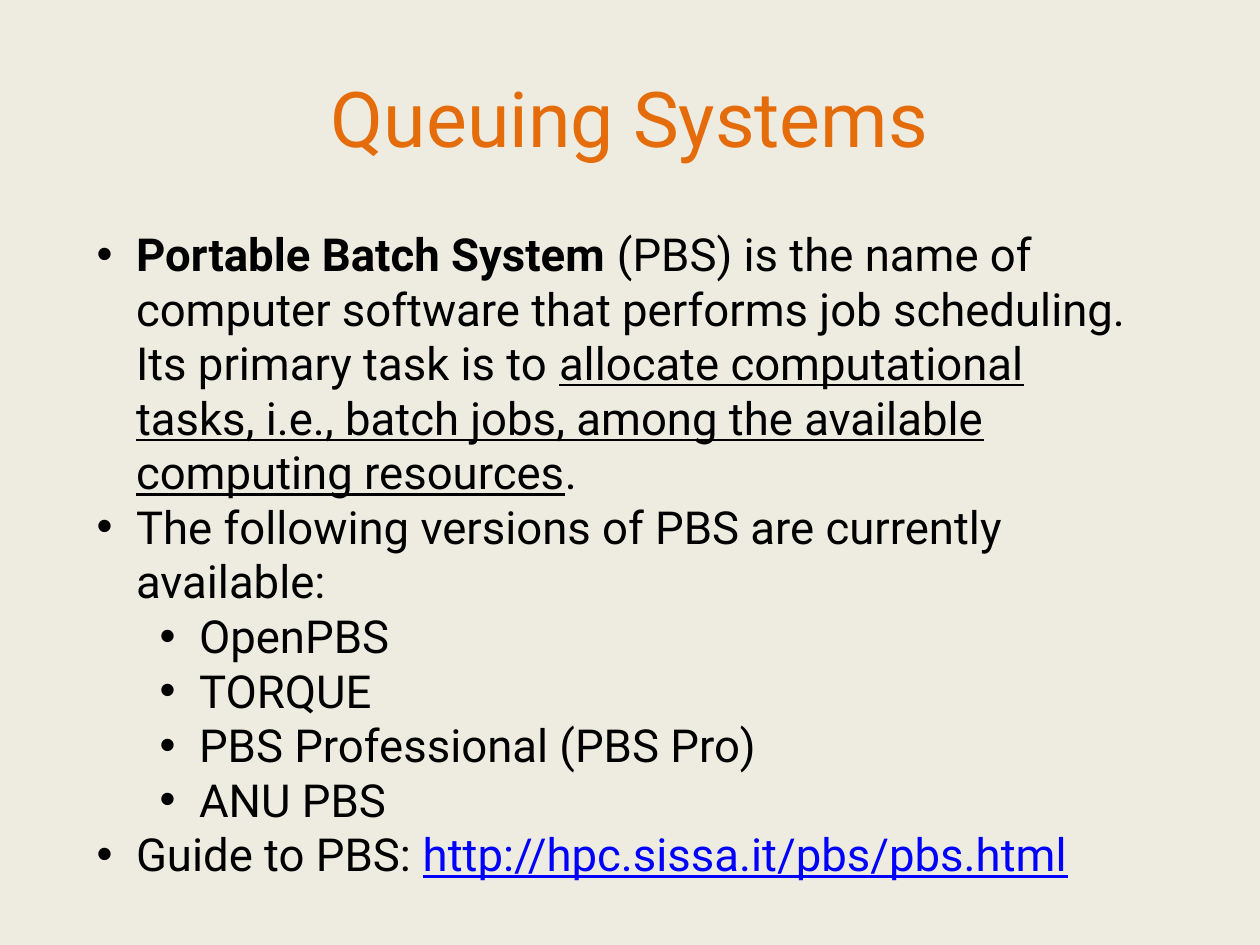
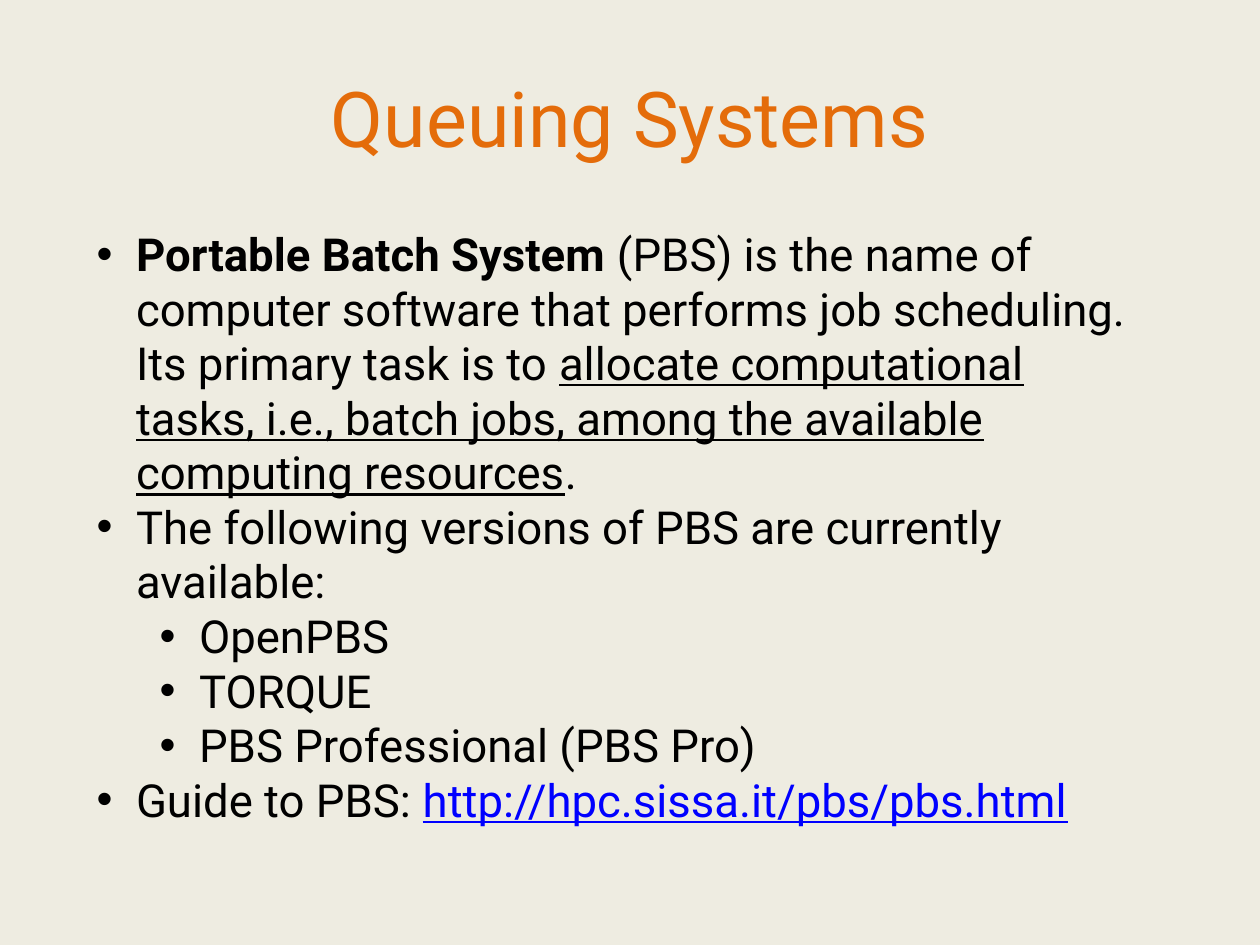
Before and after one commit to IntersectAustralia/TrainingMaterials, a slide deck: slide 12 of IntroToUnixHPC/03 HPC - Slides.pptx. Drawn at 1260x945 pixels with LibreOffice and Linux fonts; fonts in the diff are those of the drawing. Boxes give left, top, right and bottom in pixels: in the first picture for what was removed or moved away, otherwise in the second. Text is boxed around its words. In the diff, an @@ line names an element or a change of style, - is before the commit and + after.

```diff
--- a/IntroToUnixHPC/03 HPC - Slides.pptx
+++ b/IntroToUnixHPC/03 HPC - Slides.pptx
@@ text at [199, 784, 386, 818]: paragraph removed @@
-  • ANU PBS
```
Also in this commit, not shown: 10 other slides changed, 1 slide added, 1 slide removed, 1 other file.
